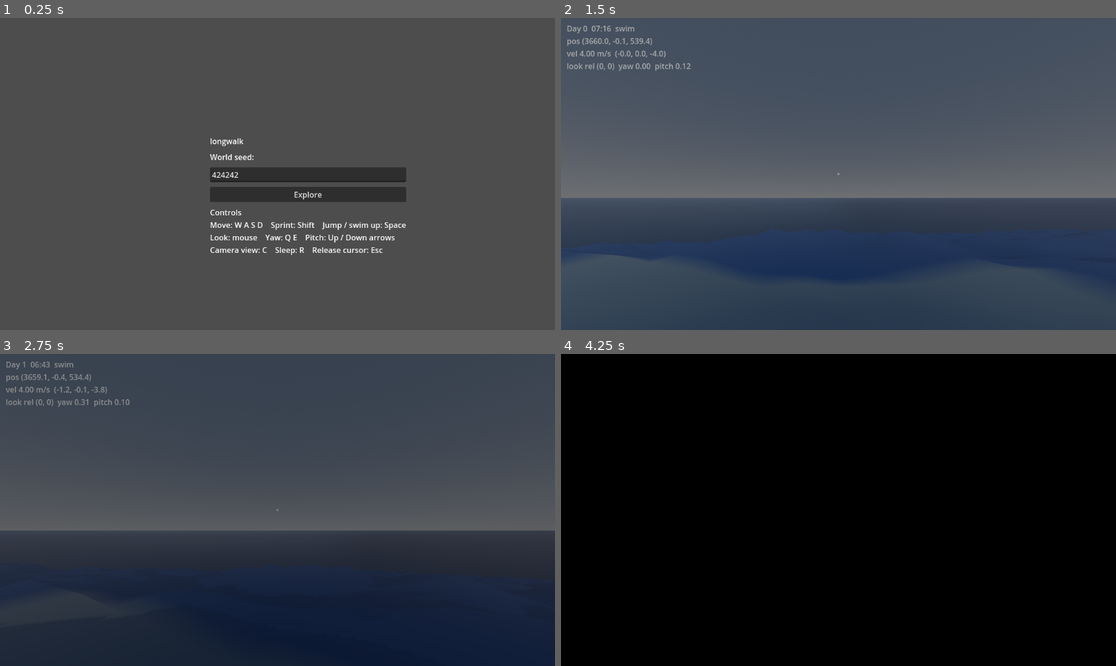
Above: before the commit, frames 1-4 (two rows, left to right).
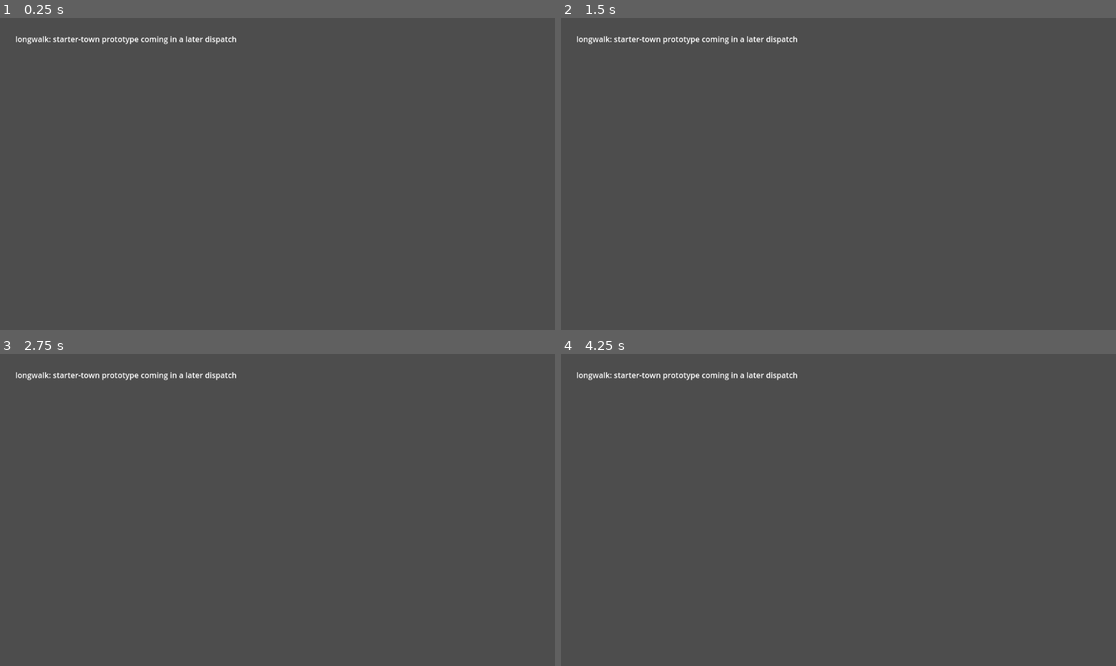
Above: after the commit, the same moments.

Repository: sentania-labs/longwalk
Game: Godot game, scene res://scenes/main.tscn
Two runs of this game, one before a commit and one after it. Both use one fixed random seed, a clock stepped at 60 frames per second and the inputs below.
Inputs (mouse positions are in pixels of both pictures, inside the frame that each line leads up to):
- Up to frame 1 (0.25 s): no input
- Up to frame 2 (1.5 s): click (871, 195) at 0.5 s, where only the run before the commit has a clickable "Explore"; move the mouse to (866, 174) at 1.27 s; hold W (move_forward, bound only before the commit) from 1.28 s (still down); hold R (sleep, bound only before the commit) from 1.28 s (still down)
- Up to frame 3 (2.75 s): keep holding W (move_forward, bound only before the commit); tap Space (jump, bound only before the commit) at 1.52, 2.27 s; move the mouse to (249, 510) at 2.02 s; release R (sleep, bound only before the commit) at 2.03 s; tap Shift (sprint, bound only before the commit) at 2.1 s
- Up to frame 4 (4.25 s): keep holding W (move_forward, bound only before the commit); move the mouse to (849, 503) at 2.77 s; hold C (toggle_camera, bound only before the commit) 2.78-3.53 s; move the mouse to (832, 516) at 3.52 s; tap R (sleep, bound only before the commit) at 3.6 s; tap Space (jump, bound only before the commit) at 3.77 s

The runs differ from the first frame. In frame 1, 4.7% of the frame differs, in the area x 2-74%, y 5-76%; in frame 2, 49%; in frame 3, 43%; in frame 4, 100%, in the area x 0-100%, y 0-100%.

Commit message:
Pivot to authored-map 2.5D RPG: park procedural world, scaffold AI art pipeline
Scott's direction changed longwalk from a runtime procedural planet-scale
exploration game to an isometric / top-down 2.5D persistent-world RPG on a
finite, authored map. This dispatch covers docs plus groundwork, not the
starter-town scene itself:

- Rewrite CLAUDE.md, ARCHITECTURE.md, ROADMAP.md, and README.md for the new
  direction, keeping determinism, world-topology, and sim/render separation
  as living constraints reframed for the authored-map path. Record the
  ecology/fauna-as-agents direction for the sim layer, and add "M3:
  starter-town prototype" as the current milestone.
- Park the M1/M2 runtime procedural generator and walkable 3D world under
  src/legacy_procedural/ and test/legacy_procedural/, git mv'd (not deleted)
  with all res:// paths fixed up. Nothing there is wired into the active
  project; a placeholder scenes/main.tscn keeps the project bootable and
  exportable until the starter town lands. The parked suite still passes
  headlessly via tools/run_legacy_procedural_tests.sh.
- Scaffold an AI art pipeline under tools/art/ using the local codex CLI's
  image_gen tool: a committed house style guide, per-asset prompts, and a
  generation script. Proved it end to end with three generated placeholder
  assets (ground tile, building facade, player sprite).

Diff:
--- a/project.godot
+++ b/project.godot
@@ -1,16 +1,18 @@
 ; Engine configuration file for the longwalk project.
 ; Godot 4.3-stable. See tools/godot/VERSION for the pinned engine version.
 ;
-; This file is the standard Godot project descriptor. The M1 macro map
-; generator still runs headless as a CLI tool (src/generate_map.gd); M2 adds a
-; walkable world whose entry point is the main scene set below.
+; This file is the standard Godot project descriptor. `scenes/main.tscn` is a
+; placeholder until the title screen, character creation, and starter town
+; land in a later dispatch (see ROADMAP.md, "M3: starter-town prototype").
+; The prior runtime procedural world (macro map generator, walkable 3D
+; world) is parked under src/legacy_procedural/, see its README.md.
 
 config_version=5
 
 [application]
 
 config/name="longwalk"
-config/description="Procedural planet-scale exploration game. M2: walkable world sourced from the macro planet map."
+config/description="Isometric / top-down 2.5D persistent-world RPG. Starter-town prototype in progress."
 run/main_scene="res://scenes/main.tscn"
 config/features=PackedStringArray("4.3")
 run/disable_stdout=false
--- a/scenes/main.tscn
+++ b/scenes/main.tscn
@@ -1,6 +1,15 @@
-[gd_scene load_steps=2 format=3]
+[gd_scene load_steps=1 format=3]
 
-[ext_resource type="Script" path="res://src/render/game_main.gd" id="1"]
+; Placeholder main scene. The real title screen, character creation, and
+; starter town are built in later dispatches (see ROADMAP.md, "M3:
+; starter-town prototype"). This scene only keeps the project bootable and
+; exportable in the meantime; it carries no gameplay code.
 
-[node name="Main" type="Node3D"]
-script = ExtResource("1")
+[node name="Main" type="Node2D"]
+
+[node name="Label" type="Label" parent="."]
+offset_left = 32.0
+offset_top = 32.0
+offset_right = 700.0
+offset_bottom = 80.0
+text = "longwalk: starter-town prototype coming in a later dispatch"
--- a/src/generate_map.gd
+++ b/src/legacy_procedural/generate_map.gd
@@ -2,8 +2,13 @@
 
 # Headless CLI entry point for the macro planet map generator.
 #
-# Invocation (see README.md and ARCHITECTURE.md):
-#   godot --headless --script res://src/generate_map.gd -- --seed=<N> --out=<path-prefix>
+# PARKED (see src/legacy_procedural/README.md): this generator drove runtime
+# procedural world generation before the pivot to a finite authored map. It is
+# kept, not deleted, because it is the likely starting point for an offline
+# draft-map authoring tool.
+#
+# Invocation (see src/legacy_procedural/README.md and ARCHITECTURE.md):
+#   godot --headless --script res://src/legacy_procedural/generate_map.gd -- --seed=<N> --out=<path-prefix>
 #
 # The `--` separates Godot's own arguments from the script arguments. Anything
 # after `--` is passed through to this script via OS.get_cmdline_user_args().
@@ -13,9 +18,10 @@
 #              Defaults to "res://examples/map" if omitted.
 #
 # Determinism: two runs with the same seed produce byte-identical .png and
-# .json. See test/test_determinism.gd for the automated assertion.
+# .json. See test/legacy_procedural/test_determinism.gd for the automated
+# assertion.
 
-const MacroMap := preload("res://src/macro_map.gd")
+const MacroMap := preload("res://src/legacy_procedural/macro_map.gd")
 
 
 func _initialize() -> void:
--- a/src/render/game_main.gd
+++ b/src/legacy_procedural/render/game_main.gd
@@ -13,15 +13,15 @@
 # The sim layers have zero dependency on any of the render nodes below; the
 # dependency is strictly render -> sim.
 
-const MacroMap := preload("res://src/macro_map.gd")
-const TerrainSamplerC := preload("res://src/sim/terrain_sampler.gd")
-const SpawnFinderC := preload("res://src/sim/spawn_finder.gd")
-const TerrainStreamerScript := preload("res://src/render/terrain_streamer.gd")
-const TerrainChunkScript := preload("res://src/render/terrain_chunk.gd")
-const WaterScript := preload("res://src/render/water.gd")
-const DayNightScript := preload("res://src/render/day_night.gd")
-const InputActionsScript := preload("res://src/render/input_actions.gd")
-const PlayerScene := preload("res://scenes/player.tscn")
+const MacroMap := preload("res://src/legacy_procedural/macro_map.gd")
+const TerrainSamplerC := preload("res://src/legacy_procedural/sim/terrain_sampler.gd")
+const SpawnFinderC := preload("res://src/legacy_procedural/sim/spawn_finder.gd")
+const TerrainStreamerScript := preload("res://src/legacy_procedural/render/terrain_streamer.gd")
+const TerrainChunkScript := preload("res://src/legacy_procedural/render/terrain_chunk.gd")
+const WaterScript := preload("res://src/legacy_procedural/render/water.gd")
+const DayNightScript := preload("res://src/legacy_procedural/render/day_night.gd")
+const InputActionsScript := preload("res://src/legacy_procedural/render/input_actions.gd")
+const PlayerScene := preload("res://src/legacy_procedural/scenes/player.tscn")
 
 const DEFAULT_SEED := 424242
 
--- a/src/render/terrain_chunk.gd
+++ b/src/legacy_procedural/render/terrain_chunk.gd
@@ -13,7 +13,7 @@
 # chunk is repositioned without rebuilding its mesh (the geometry is in local
 # space relative to the chunk corner).
 
-const TerrainSamplerC := preload("res://src/sim/terrain_sampler.gd")
+const TerrainSamplerC := preload("res://src/legacy_procedural/sim/terrain_sampler.gd")
 
 # Geometry of a chunk. CHUNK_SIZE is the side length in world units; RES is the
 # number of quads per side (so there are RES + 1 vertices per side). A 48 unit
--- a/src/render/terrain_streamer.gd
+++ b/src/legacy_procedural/render/terrain_streamer.gd
@@ -10,7 +10,7 @@
 # (origin-independent) decides which chunk coordinates should be resident, so
 # streaming is stable across floating-origin rebases.
 
-const TerrainChunkScript := preload("res://src/render/terrain_chunk.gd")
+const TerrainChunkScript := preload("res://src/legacy_procedural/render/terrain_chunk.gd")
 
 # How many chunks out from the player's chunk to keep loaded, in each direction.
 # Radius 3 gives a 7x7 block of loaded chunks (about 336 world units across at
--- /dev/null
+++ b/src/legacy_procedural/scenes/main.tscn
@@ -0,0 +1,6 @@
+[gd_scene load_steps=2 format=3]
+
+[ext_resource type="Script" path="res://src/legacy_procedural/render/game_main.gd" id="1"]
+
+[node name="Main" type="Node3D"]
+script = ExtResource("1")
--- a/scenes/player.tscn
+++ b/src/legacy_procedural/scenes/player.tscn
@@ -1,7 +1,7 @@
 [gd_scene load_steps=5 format=3]
 
-[ext_resource type="Script" path="res://src/render/player_controller.gd" id="1"]
-[ext_resource type="Script" path="res://src/render/camera_rig.gd" id="2"]
+[ext_resource type="Script" path="res://src/legacy_procedural/render/player_controller.gd" id="1"]
+[ext_resource type="Script" path="res://src/legacy_procedural/render/camera_rig.gd" id="2"]
 
 [sub_resource type="CapsuleShape3D" id="CapsuleShape3D_1"]
 radius = 0.4
--- a/src/sim/spawn_finder.gd
+++ b/src/legacy_procedural/sim/spawn_finder.gd
@@ -4,7 +4,7 @@
 # Preloaded rather than referenced by global class name so this module resolves
 # in a headless `--script` run (the global class cache is only built by the
 # editor). The alias avoids clashing with the MacroMapGenerator global name.
-const MacroMapGen := preload("res://src/macro_map.gd")
+const MacroMapGen := preload("res://src/legacy_procedural/macro_map.gd")
 
 # SpawnFinder chooses a deterministic spawn point for a given seed: a coastal
 # land cell (a land cell 4-adjacent to an ocean cell) on the LARGEST landmass.
--- a/src/sim/terrain_sampler.gd
+++ b/src/legacy_procedural/sim/terrain_sampler.gd
@@ -4,7 +4,7 @@
 # Preloaded rather than referenced by global class name so this module resolves
 # in a headless `--script` run (the global class cache is only built by the
 # editor). The alias avoids clashing with the MacroMapGenerator global name.
-const MacroMapGen := preload("res://src/macro_map.gd")
+const MacroMapGen := preload("res://src/legacy_procedural/macro_map.gd")
 
 # TerrainSampler turns the authoritative low-resolution macro map into a smooth,
 # walkable local heightfield. It is a SIM-side module: it has zero dependency on
--- a/test/test_determinism.gd
+++ b/test/legacy_procedural/test_determinism.gd
@@ -3,7 +3,7 @@
 # Determinism test for the macro planet map generator.
 #
 # Invocation (headless, this is what CI runs):
-#   godot --headless --script res://test/test_determinism.gd
+#   godot --headless --script res://test/legacy_procedural/test_determinism.gd
 #
 # The test generates the map twice with the same seed, saves both the PNG and
 # the JSON each time, and asserts the two PNGs are byte-identical and the two
@@ -11,7 +11,7 @@
 # a different PNG (so the test cannot pass trivially by producing a constant
 # image). Exit code 0 means pass, non-zero means fail.
 
-const MacroMap := preload("res://src/macro_map.gd")
+const MacroMap := preload("res://src/legacy_procedural/macro_map.gd")
 
 const SEED_A := 424242
 const SEED_B := 987654
--- a/test/test_game_smoke.gd
+++ b/test/legacy_procedural/test_game_smoke.gd
@@ -14,14 +14,14 @@
 # everything except the actual pixel draw.
 #
 # Invocation (run by tools/run_tests.sh):
-#   godot --headless --script res://test/test_game_smoke.gd
+#   godot --headless --script res://test/legacy_procedural/test_game_smoke.gd
 
-const GameMainScript := preload("res://src/render/game_main.gd")
-const MainScene := preload("res://scenes/main.tscn")
-const PlayerScene := preload("res://scenes/player.tscn")
-const TerrainChunkScript := preload("res://src/render/terrain_chunk.gd")
-const MacroMap := preload("res://src/macro_map.gd")
-const TerrainSamplerC := preload("res://src/sim/terrain_sampler.gd")
+const GameMainScript := preload("res://src/legacy_procedural/render/game_main.gd")
+const MainScene := preload("res://src/legacy_procedural/scenes/main.tscn")
+const PlayerScene := preload("res://src/legacy_procedural/scenes/player.tscn")
+const TerrainChunkScript := preload("res://src/legacy_procedural/render/terrain_chunk.gd")
+const MacroMap := preload("res://src/legacy_procedural/macro_map.gd")
+const TerrainSamplerC := preload("res://src/legacy_procedural/sim/terrain_sampler.gd")
 
 const SEED := 424242
 
--- a/test/test_input_map.gd
+++ b/test/legacy_procedural/test_input_map.gd
@@ -16,15 +16,15 @@
 #      binding table forgot.
 #
 # Invocation (run by tools/run_tests.sh):
-#   godot --headless --script res://test/test_input_map.gd
+#   godot --headless --script res://test/legacy_procedural/test_input_map.gd
 
-const InputActionsScript := preload("res://src/render/input_actions.gd")
+const InputActionsScript := preload("res://src/legacy_procedural/render/input_actions.gd")
 
 # Render scripts that reference input actions by name. Scanned as text so a typo
 # or a newly-referenced-but-unregistered action fails CI, not a playtest.
 const SCANNED_SOURCES := [
-	"res://src/render/player_controller.gd",
-	"res://src/render/game_main.gd",
+	"res://src/legacy_procedural/render/player_controller.gd",
+	"res://src/legacy_procedural/render/game_main.gd",
 ]
 
 
--- a/test/test_landmass.gd
+++ b/test/legacy_procedural/test_landmass.gd
@@ -3,7 +3,7 @@
 # Landmass isolation and archetype test for the macro planet map generator.
 #
 # Invocation (headless, wired into tools/run_tests.sh and CI):
-#   godot --headless --script res://test/test_landmass.gd
+#   godot --headless --script res://test/legacy_procedural/test_landmass.gd
 #
 # The continent-mask layer breaks the old single blobby landmass into distinct,
 # ocean-separated continents. Each continent is now a GROUP of overlapping lobes
@@ -41,7 +41,7 @@
 #
 # Exit code 0 means pass, non-zero means fail.
 
-const MacroMap := preload("res://src/macro_map.gd")
+const MacroMap := preload("res://src/legacy_procedural/macro_map.gd")
 
 # Seeds exercised. These match the committed example maps so the test and the
 # examples/ artifacts stay in agreement. They deliberately span archetypes:
--- a/test/test_player_input.gd
+++ b/test/legacy_procedural/test_player_input.gd
@@ -21,10 +21,10 @@
 # controller on exactly the code path the export runs.
 #
 # Invocation (run by tools/run_tests.sh):
-#   godot --headless --script res://test/test_player_input.gd
+#   godot --headless --script res://test/legacy_procedural/test_player_input.gd
 
-const PlayerScene := preload("res://scenes/player.tscn")
-const InputActionsScript := preload("res://src/render/input_actions.gd")
+const PlayerScene := preload("res://src/legacy_procedural/scenes/player.tscn")
+const InputActionsScript := preload("res://src/legacy_procedural/render/input_actions.gd")
 
 
 func _initialize() -> void:
--- a/test/test_sim_determinism.gd
+++ b/test/legacy_procedural/test_sim_determinism.gd
@@ -4,7 +4,7 @@
 # finder). Runs headless, the same way the macro map determinism test does.
 #
 # Invocation (this is run by tools/run_tests.sh after the macro map test):
-#   godot --headless --script res://test/test_sim_determinism.gd
+#   godot --headless --script res://test/legacy_procedural/test_sim_determinism.gd
 #
 # It asserts:
 #   - The terrain sampler returns byte-identical heights for the same (seed,
@@ -16,9 +16,9 @@
 #     cell is land, and that it is adjacent to ocean.
 # Exit code 0 means pass, non-zero means fail.
 
-const MacroMap := preload("res://src/macro_map.gd")
-const TerrainSamplerC := preload("res://src/sim/terrain_sampler.gd")
-const SpawnFinderC := preload("res://src/sim/spawn_finder.gd")
+const MacroMap := preload("res://src/legacy_procedural/macro_map.gd")
+const TerrainSamplerC := preload("res://src/legacy_procedural/sim/terrain_sampler.gd")
+const SpawnFinderC := preload("res://src/legacy_procedural/sim/spawn_finder.gd")
 
 const SEED_A := 424242
 const SEED_B := 987654
Not shown, changed: export_presets.cfg
Renamed: src/macro_map.gd -> src/legacy_procedural/macro_map.gd
Renamed: src/render/camera_rig.gd -> src/legacy_procedural/render/camera_rig.gd
Renamed: src/render/day_night.gd -> src/legacy_procedural/render/day_night.gd
Renamed: src/render/input_actions.gd -> src/legacy_procedural/render/input_actions.gd
Renamed: src/render/player_controller.gd -> src/legacy_procedural/render/player_controller.gd
Renamed: src/render/water.gd -> src/legacy_procedural/render/water.gd
Binary file added: tools/art/out/building_facade.png
Binary file added: tools/art/out/ground_path_tile.png
Binary file added: tools/art/out/player_character.png
Not shown, changed: .github/workflows/ci.yml
Not shown, changed: ARCHITECTURE.md
(and 9 more such lines)
